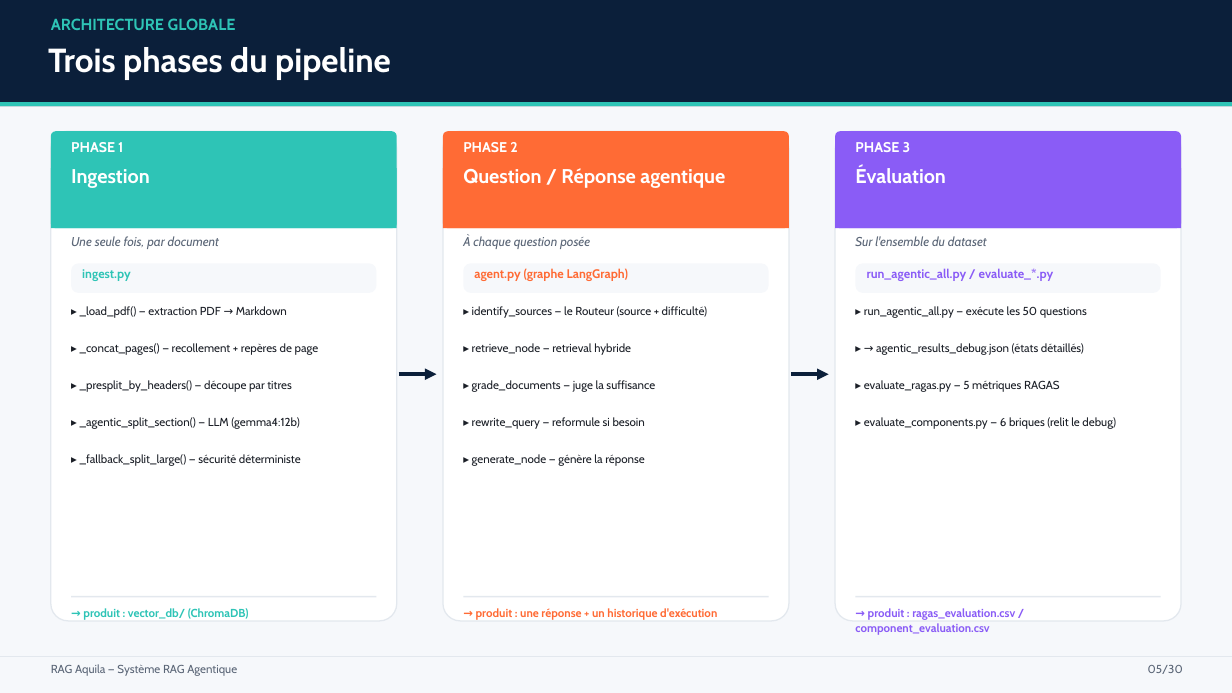
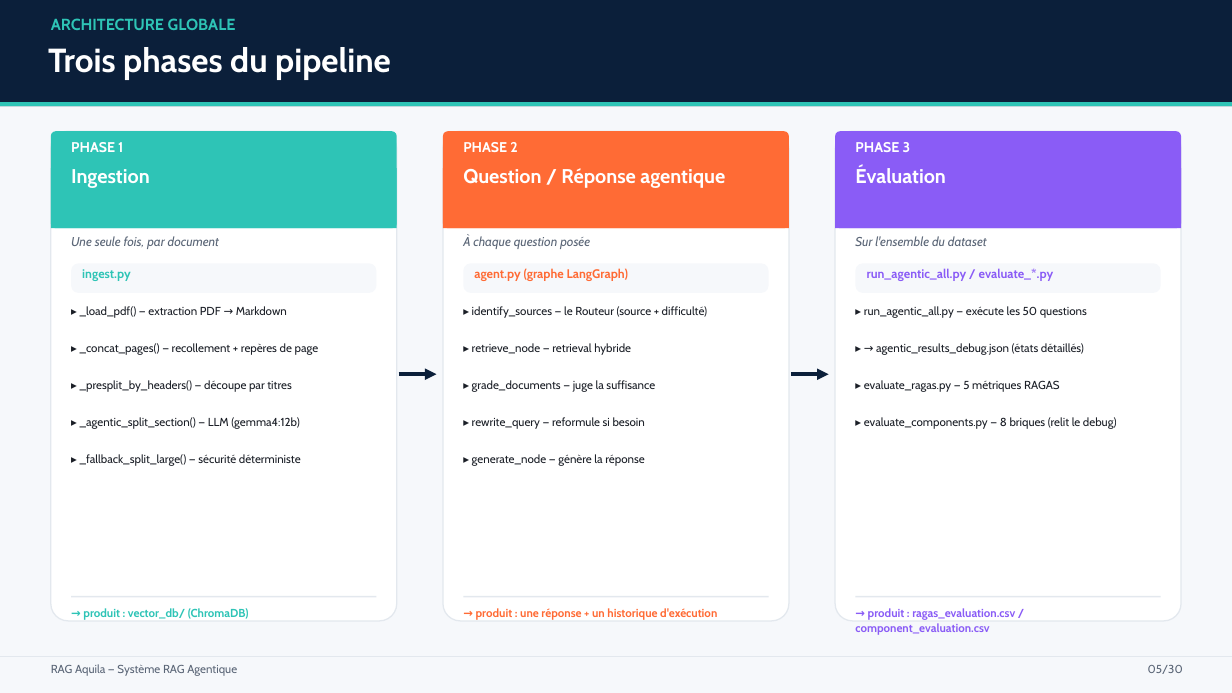
Before and after one commit to paulhenriduranton-collab/RAG_Aquila, a slide deck: slide 5 of Presentation_RAG_Aquila.pptx. Drawn at 1232x693 pixels with LibreOffice and Linux fonts; fonts in the diff are those of the drawing. Boxes give left, top, right and bottom in pixels: in the first picture for what was removed or moved away, otherwise in the second. Text is boxed around its words. In the diff, an @@ line names an element or a change of style, - is before the commit and + after.

```diff
--- a/Presentation_RAG_Aquila.pptx
+++ b/Presentation_RAG_Aquila.pptx
@@ text at <box>864,417,1117,429</box>: text changed @@
-▸ evaluate_components.py — 6 briques (relit le debug)
+▸ evaluate_components.py — 8 briques (relit le debug)
```
Also in this commit, not shown: 6 other slides changed, 6 other files.
